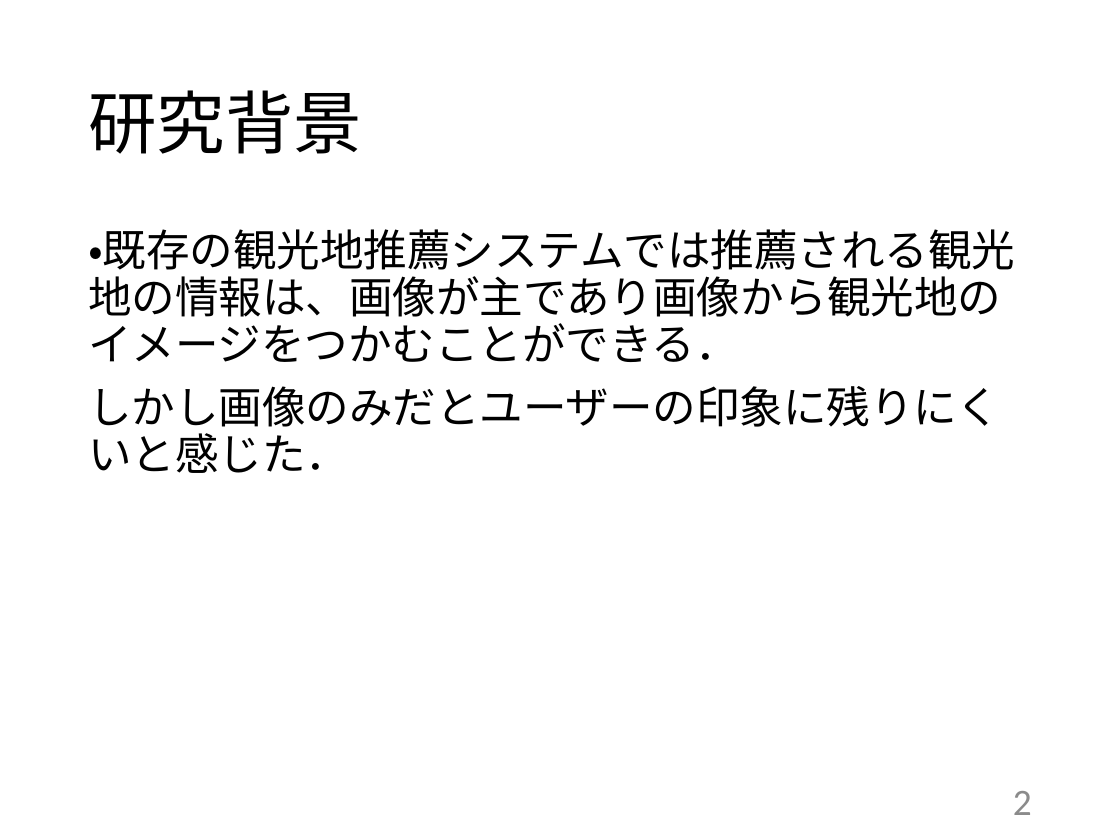
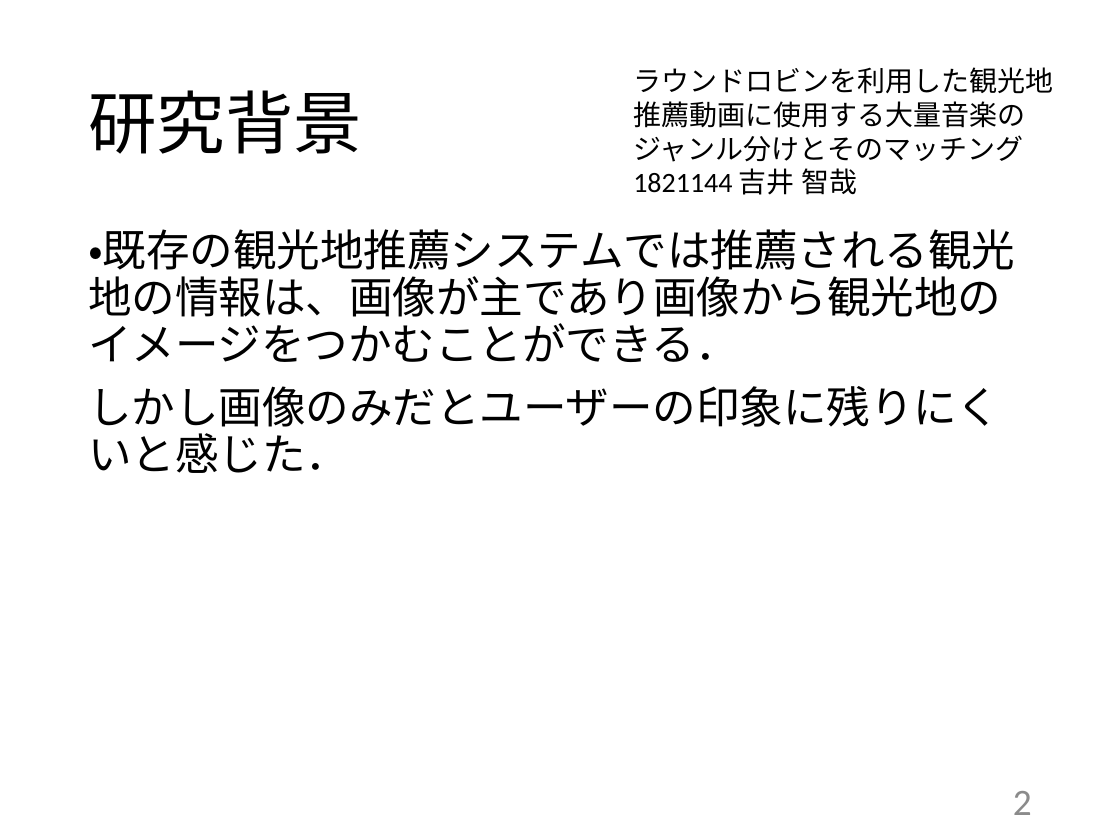
Before and after one commit to kait-takanolab/1821144-yoshii-thesis, a slide deck: slide 2 of 学部_中間発表_1821144.pptx. Drawn at 1120x840 pixels with LibreOffice and Linux fonts; fonts in the diff are those of the drawing. Boxes give left, top, right and bottom in pixels: in the first picture for what was removed or moved away, otherwise in the second. Text is boxed around its words. In the diff, an @@ line names an element or a change of style, - is before the commit and + after.

```diff
--- a/学部_中間発表_1821144.pptx
+++ b/学部_中間発表_1821144.pptx
@@ text added at bbox=[633, 67, 1053, 195], 18 pt, text #000000 @@
+ラウンドロビンを利用した観光地推薦動画に使用する大量音楽の
+ジャンル分けとそのマッチング
+1821144 吉井 智哉
```
Also in this commit, not shown: 1 other slide changed.
